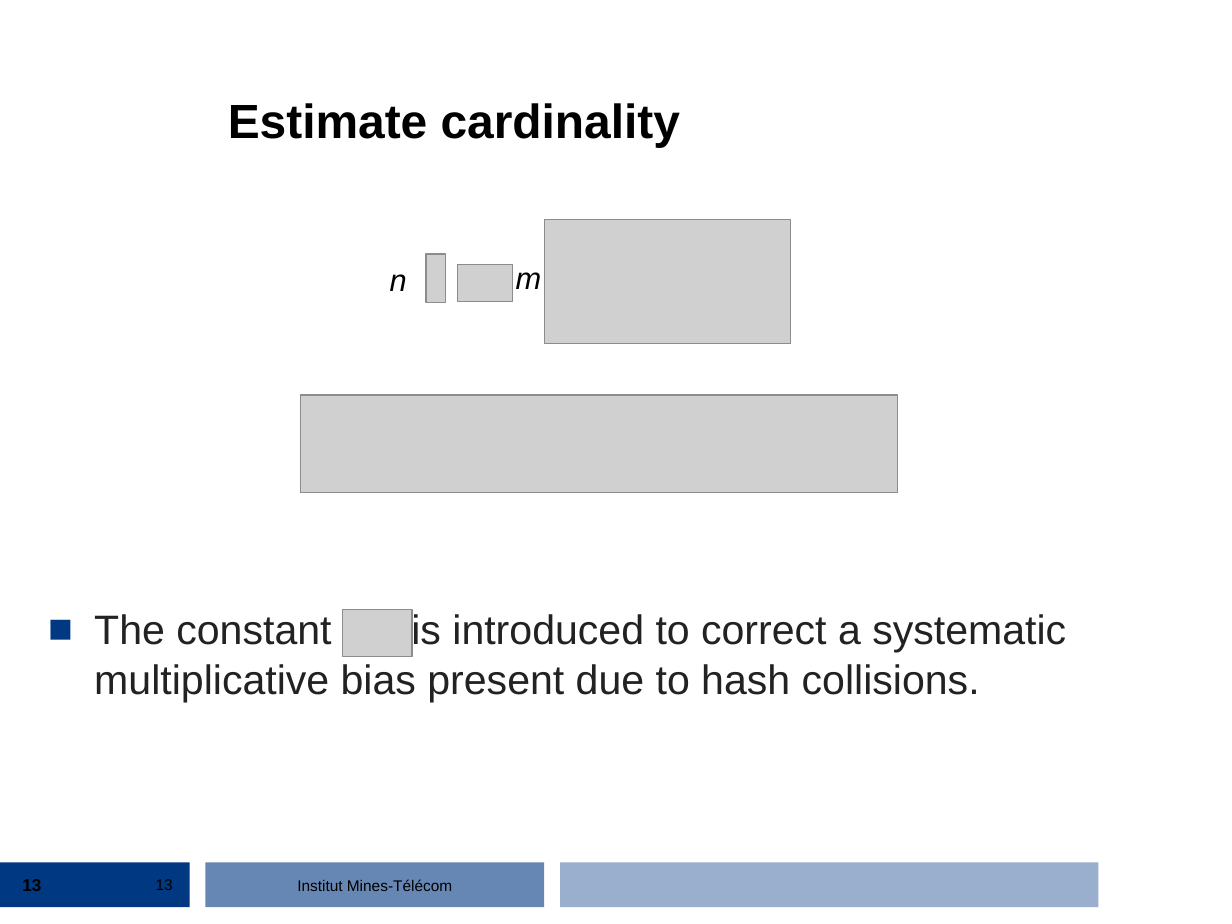
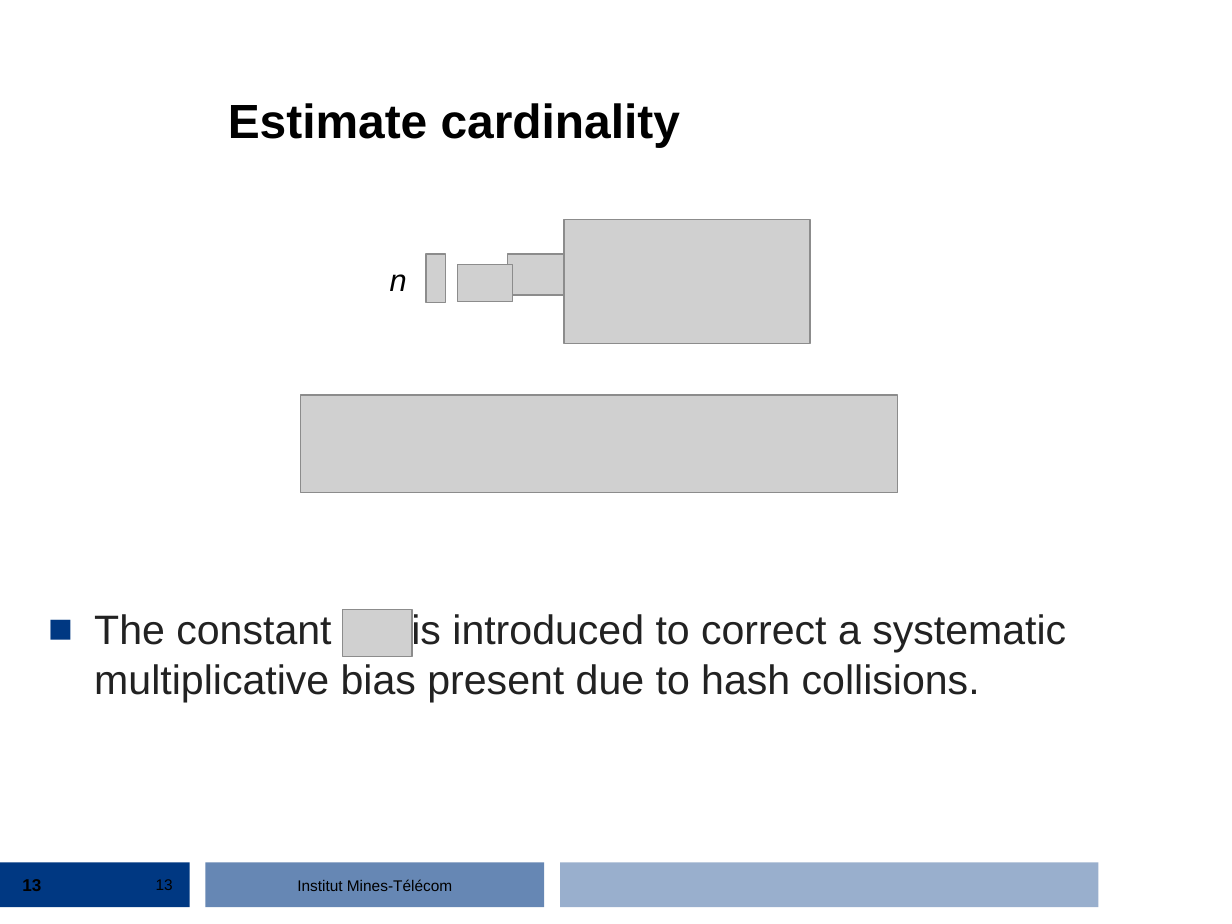
Before and after one commit to streaming-algorithms/hyper_log_log, a slide deck: slide 13 of 2_hyperloglog.ppt. Drawn at 1232x924 pixels with LibreOffice and Linux fonts; fonts in the diff are those of the drawing; grey boxes stand for pictures; background and template pictures are left out. Boxes give left, top, right and bottom in pixels: in the first picture for what was removed or moved away, otherwise in the second. Text is boxed around its words. In the diff, an @@ line names an element or a change of style, - is before the commit and + after.

Commit message:
update slides

```diff
--- a/2_hyperloglog.ppt
+++ b/2_hyperloglog.ppt
@@ picture moved from (x1=545, y1=219, x2=791, y2=344) to (x1=564, y1=219, x2=811, y2=344) @@
@@ picture added at (x1=508, y1=254, x2=568, y2=294) @@
@@ text removed at (x1=516, y1=272, x2=542, y2=289) @@
-m
```
Also in this commit, not shown: 1 other slide changed, 1 other file.
